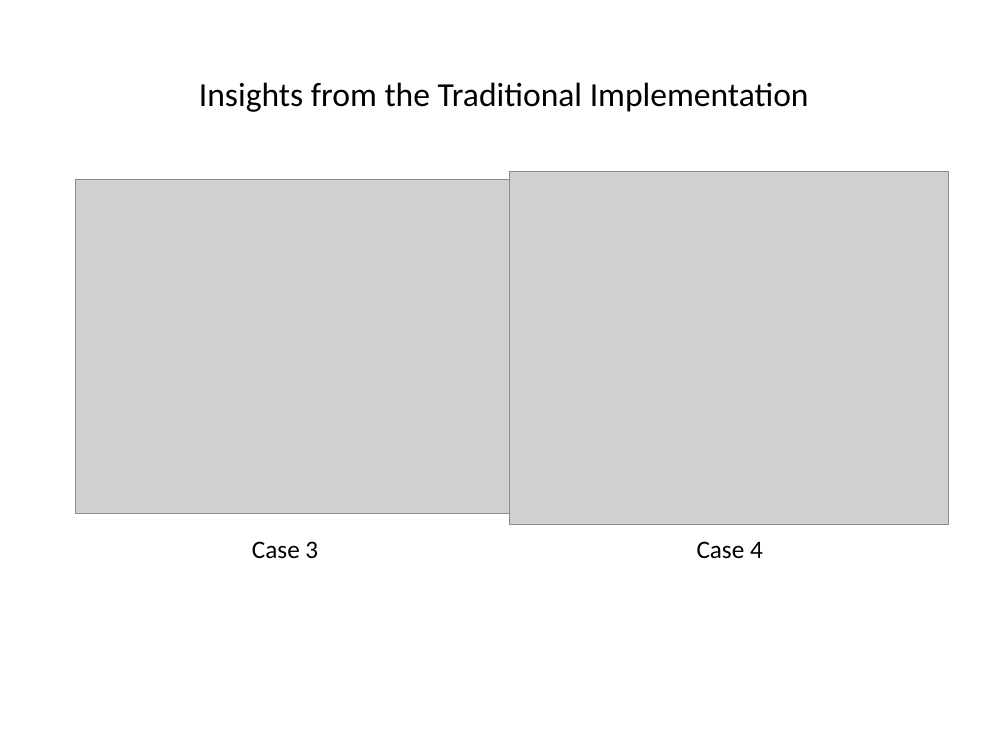
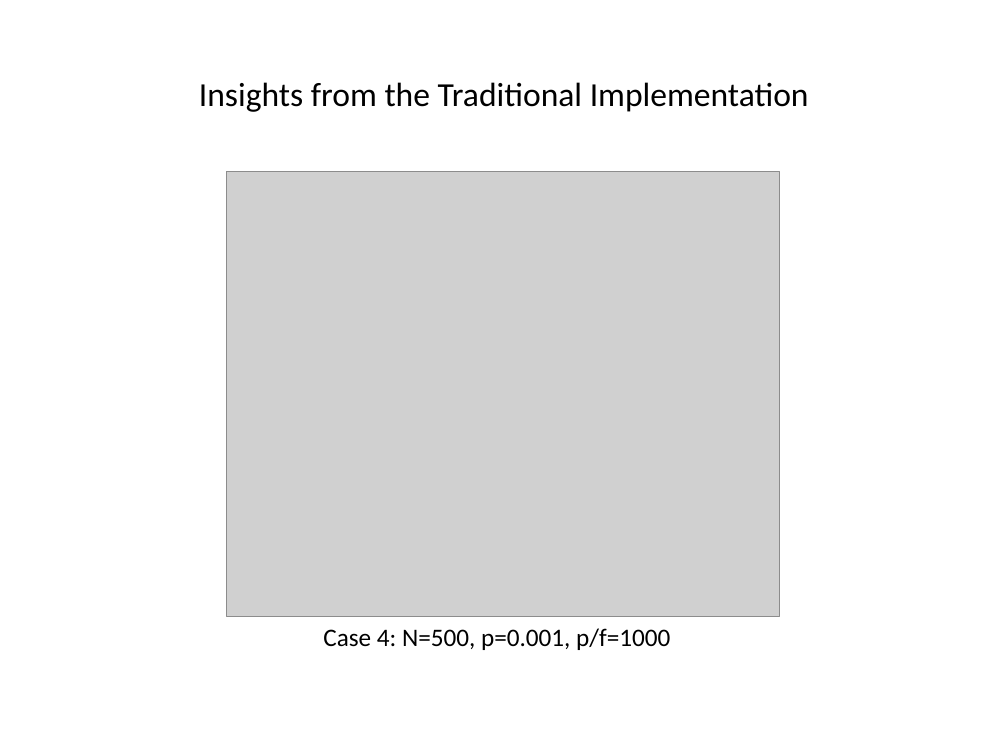
Before and after one commit to wildmic/Forest-Fire-SOC, a slide deck: slide 16 of presentation/SOC.pptx (slide 15 before the commit). Drawn at 1008x756 pixels with LibreOffice and Linux fonts; fonts in the diff are those of the drawing; grey boxes stand for pictures. Boxes give left, top, right and bottom in pixels: in the first picture for what was removed or moved away, otherwise in the second. Text is boxed around its words. In the diff, an @@ line names an element or a change of style, - is before the commit and + after.

```diff
--- a/presentation/SOC.pptx
+++ b/presentation/SOC.pptx
@@ picture: place and size @@
-picture at [509, 171, 949, 524]
+picture at [226, 171, 779, 616]
@@ picture removed at [76, 180, 512, 514] @@
@@ text removed at [252, 541, 318, 558] @@
-Case 3
@@ text removed at [697, 541, 763, 559] @@
-Case 4
@@ text added at [323, 628, 670, 650], 18 pt, text #000000 @@
+Case 4: N=500, p=0.001, p/f=1000
```
Also in this commit, not shown: 6 other slides changed, 12 slides added, 3 slides removed, 6 other files.
